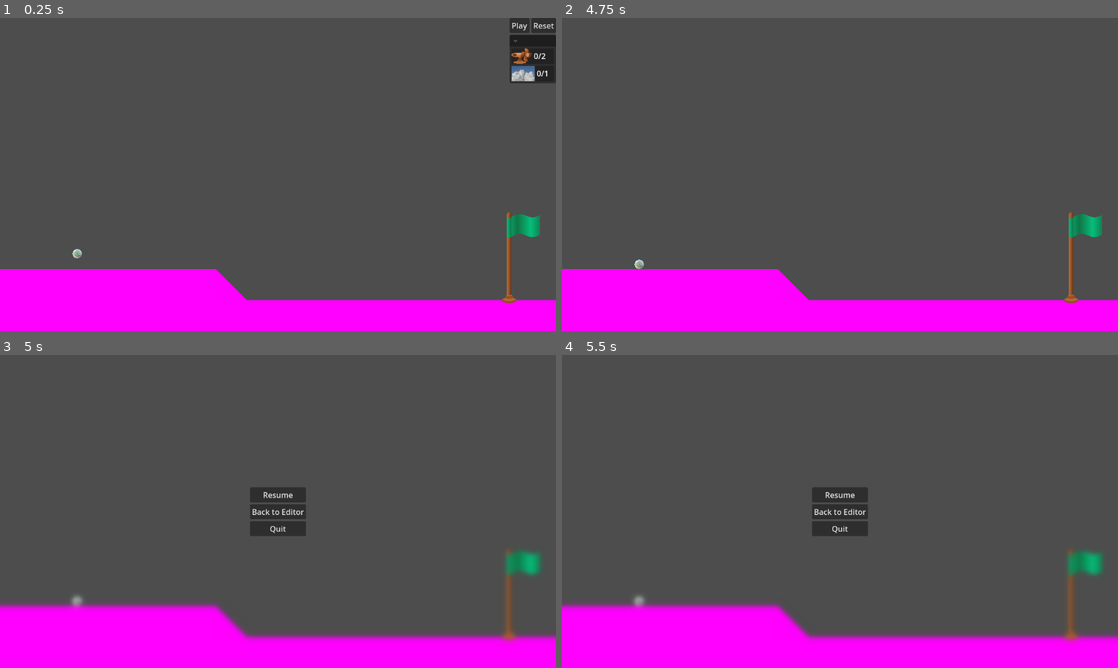
Above: before the commit, frames 1-4 (two rows, left to right).
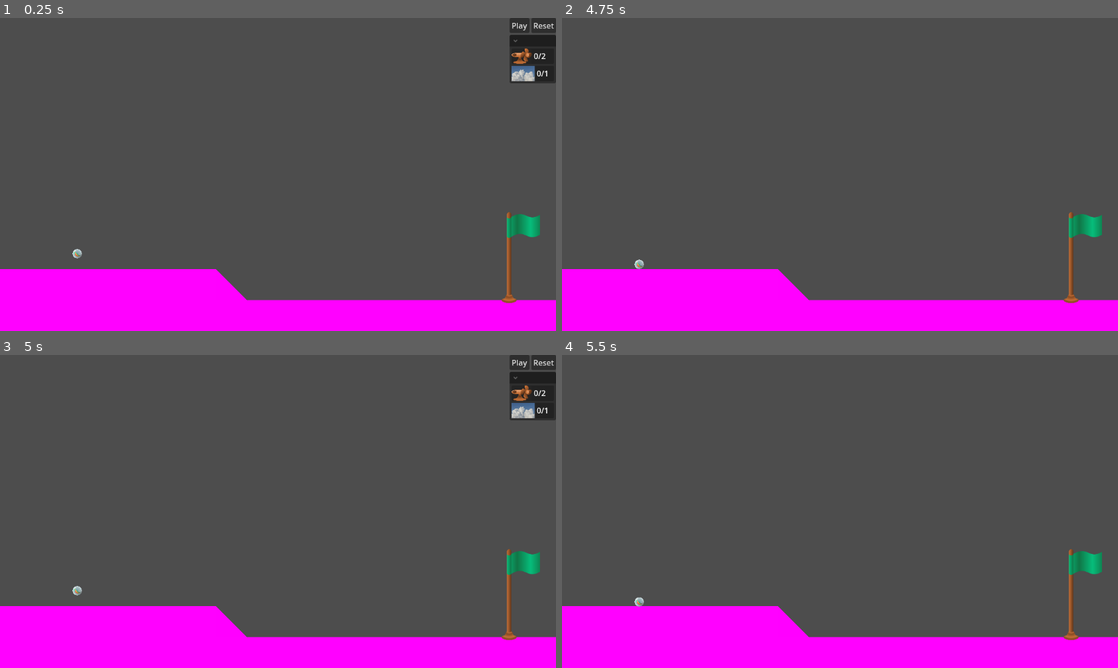
Above: after the commit, the same moments.

Repository: lechaosx/jam-at-fit-vol-2
Game: Godot game, scene res://game.tscn
The game is run twice, just before and just after one commit, with the same random seed, the same clock (stepped at 60 frames per second) and the same inputs. The engine's default icon, where the game draws it, is replaced by a stand-in: a white triangle on a blue panel in a dark square.
Inputs (mouse positions are in pixels of both pictures, inside the frame that each line leads up to):
- Up to frame 1 (0.25 s): no input
- Up to frame 2 (4.75 s): click "Play" at 0.5 s; tap Enter at 1.25, 2.75, 4.25 s; move the mouse to (962, 158) at 1.27 s; click (962, 158) at 1.42 s; tap Space at 2, 3.5 s; move the mouse to (728, 190) at 2.02 s; click (728, 190) at 2.17 s; move the mouse to (895, 105) at 2.77 s; click (895, 105) at 2.92 s; move the mouse to (812, 237) at 3.52 s; click (812, 237) at 3.67 s; move the mouse to (1006, 221) at 4.27 s; click (1006, 221) at 4.42 s
- Up to frame 3 (5 s): tap Escape (pause) at 4.9 s
- Up to frame 4 (5.5 s): click (1079, 361) at 5 s, where only the run after the commit has a clickable "Play"

Frames 1-2 are identical in both runs. In frame 3, 4.9% of the frame differs, in the area x 0-100%, y 0-92%; in frame 4, 3.2%.

Commit message:
exit from play by esc only

Diff:
--- a/godot/game.gd
+++ b/godot/game.gd
@@ -28,6 +28,10 @@
 	get_tree().paused = true
 
 func process_pause():
+	if !isInEditor:
+		reset_to_editor()
+		return
+
 	if isPaused:
 		unPause()
 	else:
@@ -49,7 +53,7 @@
 	play_world_instance.process_mode = Node.PROCESS_MODE_PAUSABLE
 	$SubViewportContainer/SubViewport.add_child(play_world_instance)
 
-func _on_pause_menu_reset_to_editor() -> void:
+func reset_to_editor() -> void:
 	if play_world_instance:
 		play_world_instance.hide()
 		remove_world(play_world_instance)
